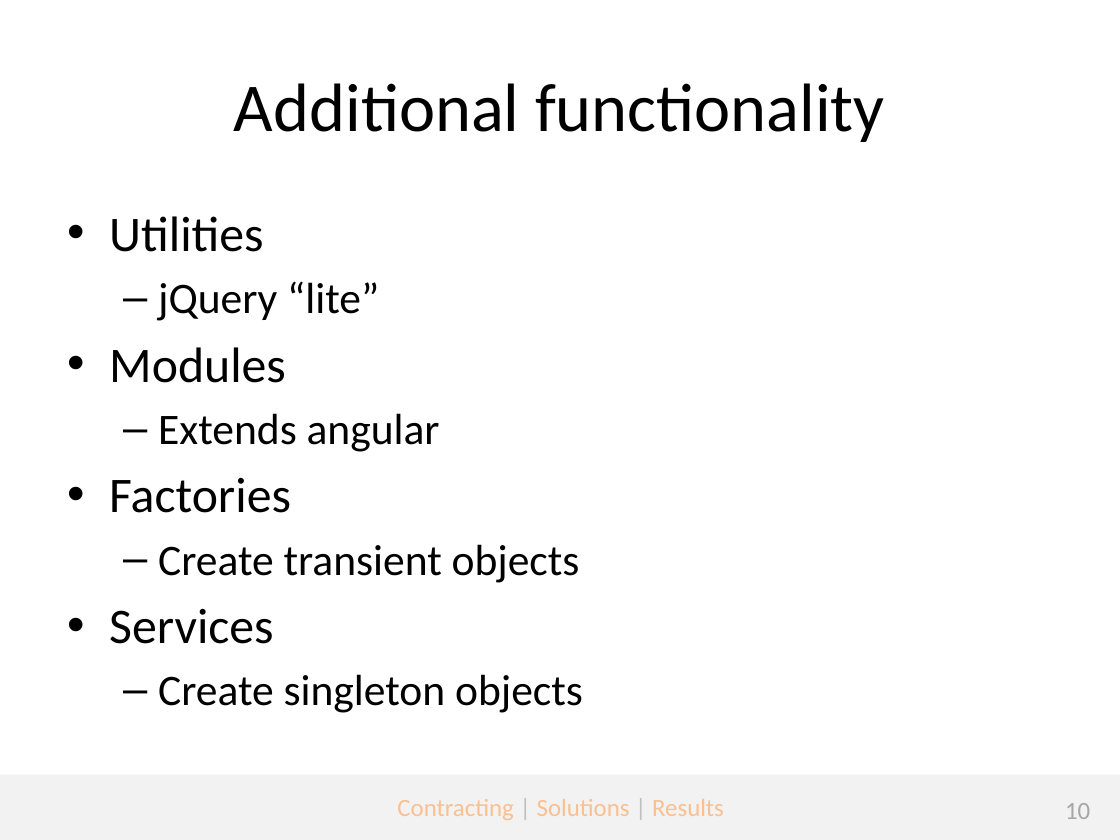
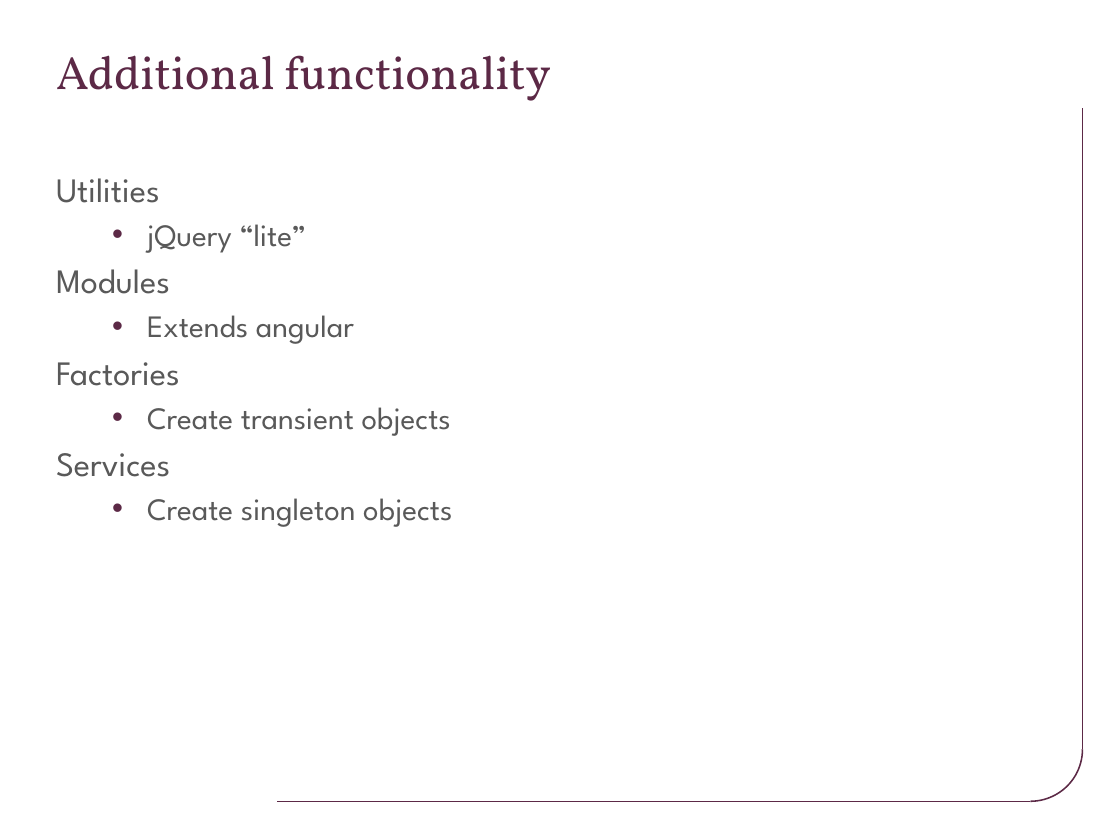
Before and after one commit to jmeckley/angularjs-presentation, a slide deck: slide 10 of Topic 1 - Introduction to mobile development using Angularjs.pptx. Drawn at 1120x840 pixels with LibreOffice and Linux fonts; fonts in the diff are those of the drawing; background and template pictures are left out. Boxes give left, top, right and bottom in pixels: in the first picture for what was removed or moved away, otherwise in the second. Text is boxed around its words. In the diff, an @@ line names an element or a change of style, - is before the commit and + after.

```diff
--- a/Topic 1 - Introduction to mobile development using Angularjs.pptx
+++ b/Topic 1 - Introduction to mobile development using Angularjs.pptx
@@ title "Additional functionality": place and size @@
-title "Additional functionality" at bbox=[234, 83, 885, 142]
+title "Additional functionality" at bbox=[56, 55, 551, 101]
@@ title "Additional functionality" at bbox=[56, 55, 551, 101]: size 44 to 30 pt, font Calibri to Vollkorn, text colour #000000 to #5C2946; alignment centre to left @@
@@ line added from (1082, 749) to (1082, 109), #5C2946 1 pt @@
@@ text "Utilities": place and size @@
-text "Utilities" at bbox=[109, 216, 583, 713]
+text "Utilities" at bbox=[56, 178, 452, 527]
@@ text "Utilities" at bbox=[56, 178, 452, 527]: size 32 to 22 pt in "Utilities", "Modules", "Factories", "Services"; font Calibri to League Spartan, text colour #000000 to #595959; size 28 to 20 pt in "jQuery “lite”", "Extends angular", "Create transient objects", "Create singleton objects"; bullet • to none; less space between paragraphs; bullet – to • @@
@@ arc (boxed as its full ellipse) added at bbox=[979, 697, 1083, 801], outline #5C2946 1 pt @@
@@ rectangle removed at bbox=[0, 775, 1120, 840] @@
@@ line added from (1030, 801) to (277, 801), #5C2946 1 pt @@
@@ text removed at bbox=[397, 799, 724, 820] @@
-Contracting | Solutions | Results
@@ page number removed at bbox=[1065, 803, 1090, 819] @@
-10
```
Also in this commit, not shown: 12 other slides changed, 10 other files.
